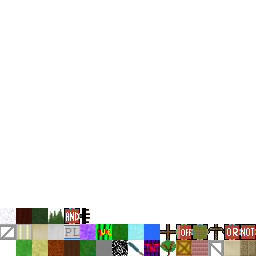
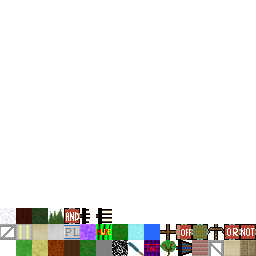
Two versions of the same layered image (256 x 256). Layer-by-layer changes:
painted on "ItemTextures.png" over bbox(96, 208, 192, 256)
